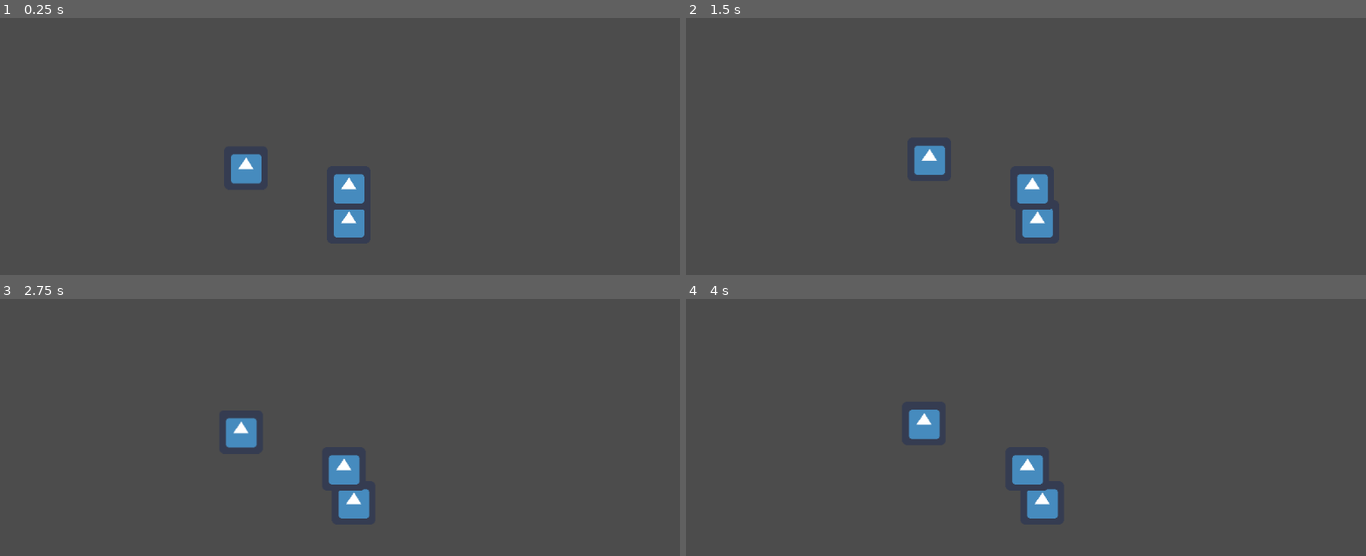
Above: before the commit, frames 1-4 (two rows, left to right).
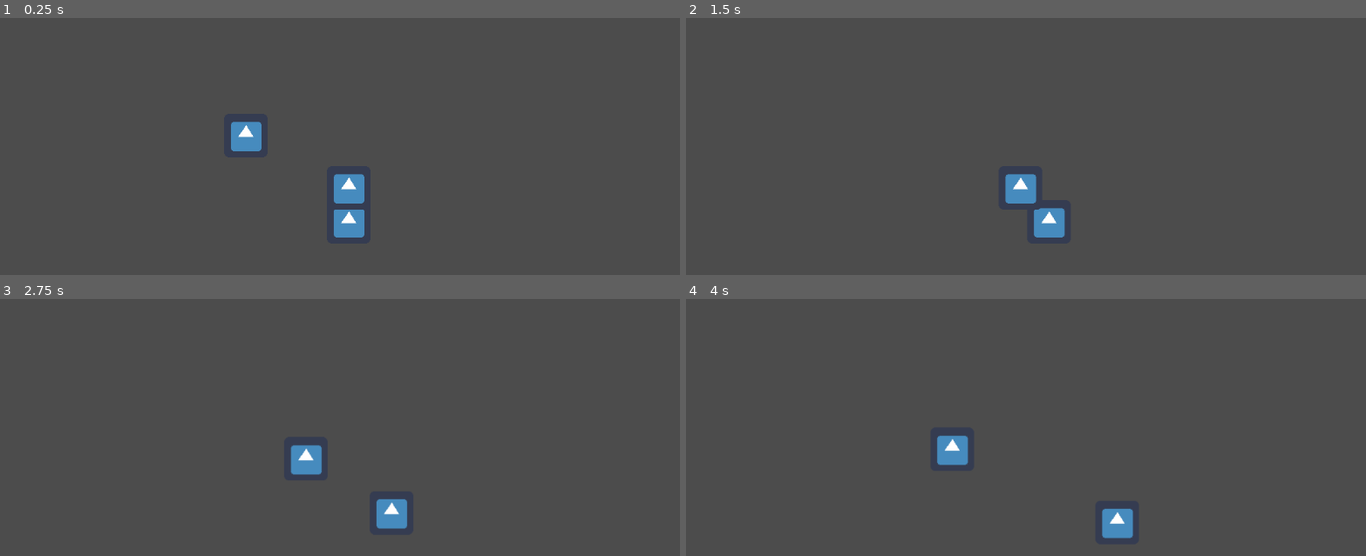
Above: after the commit, the same moments.

Repository: killicolin/SCI-GJ-3
Game: Godot game, scene res://Level1.tscn
Two runs of this game, one before a commit and one after it. Both use one fixed random seed, a clock stepped at 60 frames per second and the inputs below. The engine's default icon, where the game draws it, is replaced by a stand-in: a white triangle on a blue panel in a dark square.
Inputs:
- Up to frame 1 (0.25 s): no input
- Up to frame 2 (1.5 s): tap Enter at 0.5 s; hold Right (p1_right) 0.53-1.28 s; hold Space (p1_action) 0.53-1.28 s; tap Down (p1_stop) at 1.35 s
- Up to frame 3 (2.75 s): tap Space (p1_action) at 2 s; hold Right (p1_right) from 2.03 s (still down); hold Q (p2_action) from 2.03 s (still down)
- Up to frame 4 (4 s): release Q (p2_action) at 2.78 s; tap D (p2_right) at 2.85 s; release Right (p1_right) at 3.53 s; hold S (p2_stop) from 3.53 s (still down)

The runs differ from the first frame. In frame 1, 1.0% of the frame differs, in the area x 33-39%, y 40-65%; in frame 2, 1.5%; in frame 3, 2.6%, in the area x 33-60%, y 46-90%; in frame 4, 2.6%.

Commit message:
Activate acceleration and change gravity
change in  starting_acceleration; _physics_process and add var gravity

Diff:
--- a/PlayerRobot.gd
+++ b/PlayerRobot.gd
@@ -1,8 +1,10 @@
 extends KinematicBody2D
 
 export var speed = 10
-export var acceleration = 30
+export var acceleration = 50
 export var max_speed = 400
+export var gravity = 200
+
 var velocity
 var player = "p1"
 var state = "stop"
@@ -29,18 +31,20 @@
 	velocity = input_direction * speed
 
 func starting_acceleration(delta, velocity):
-	if (velocity < max_speed):
-		velocity += delta * acceleration
+	if (speed < max_speed): #  IF speed not max speed --> accelerate
+		speed += delta * acceleration
 
-		if (velocity > max_speed):
-			velocity = max_speed
+		if (speed > max_speed): # IF speed > max speed --> speed = max speed
+			speed = max_speed
+
+	return velocity
 
 func _physics_process(delta):
 	get_input()
 	check_state()
-
+	velocity = starting_acceleration(delta, velocity)
 	move_and_slide(velocity)
-	position.y -= delta * speed * -1
+	position.y -= delta * gravity * -1
 
 func check_state():
 	if state == "broke":
